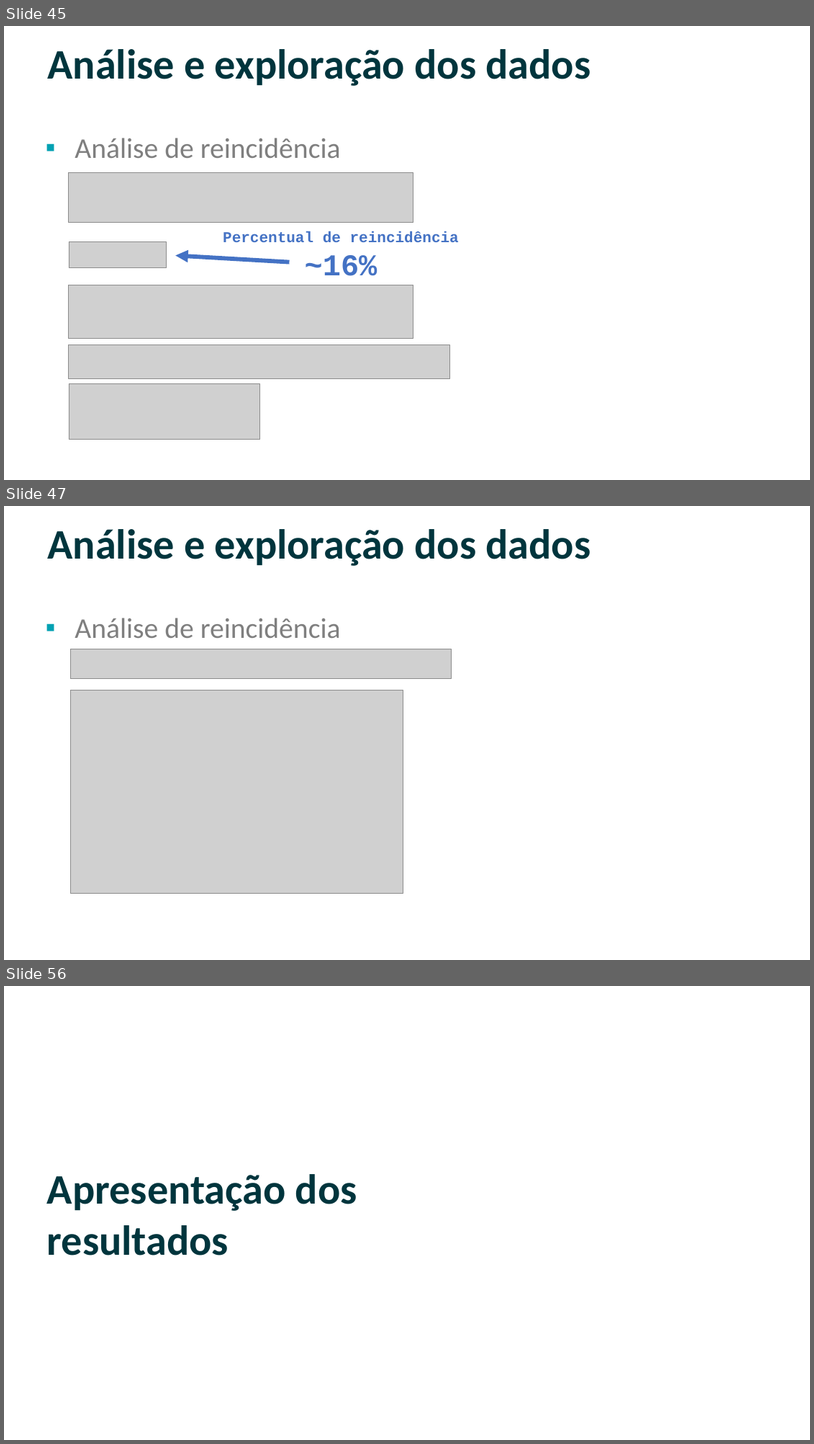
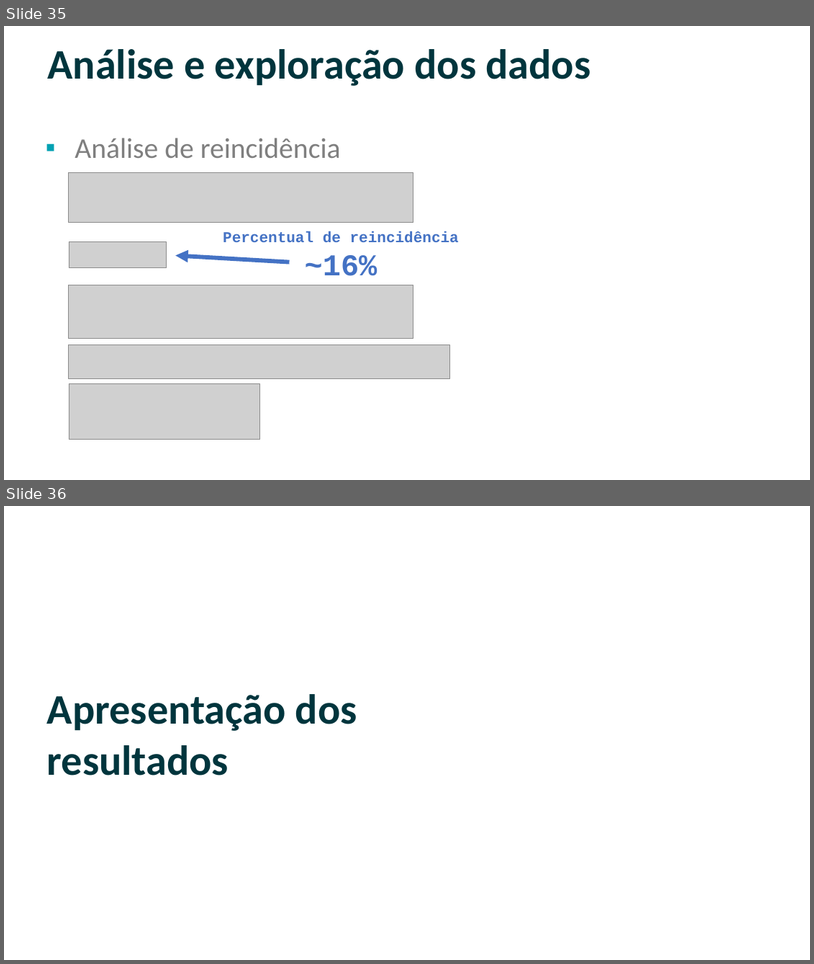
Before and after one commit to willsancheslima/tcc-puc-minas, a slide deck: doc/apresentacao.pptx. Shown one above the other, each under a label of ours: slides 45, 47 and 56 before the commit, slides 35 and 36 after it; the slides between them are not shown. The pictures are 814x1444 and 814x964 pixels, drawn with LibreOffice and Linux fonts; fonts in the diff are those of the drawing; grey boxes stand for pictures; background and template pictures are left out. Boxes give left, top, right and bottom in pixels: in the first picture for what was removed or moved away, otherwise in the second. Text is boxed around its words. In the diff, an @@ line names an element or a change of style, - is before the commit and + after.

```diff
--- a/doc/apresentacao.pptx
+++ b/doc/apresentacao.pptx
@@ slide 47 removed at [4,506,810,960], background #FFFFFF @@
@@ title removed at [48,529,592,566] @@
-Análise e exploração dos dados
@@ subtitle removed at [75,618,341,638] @@
-▪ Análise de reincidência
@@ picture removed at [70,649,452,678] @@
@@ picture removed at [70,690,404,893] @@
@@ what was slide 45 is now slide 35 @@
@@ what was slide 56 is now slide 36 @@
```
Also in this commit, not shown: 9 slides changed, 22 other slides removed, 7 other files.
